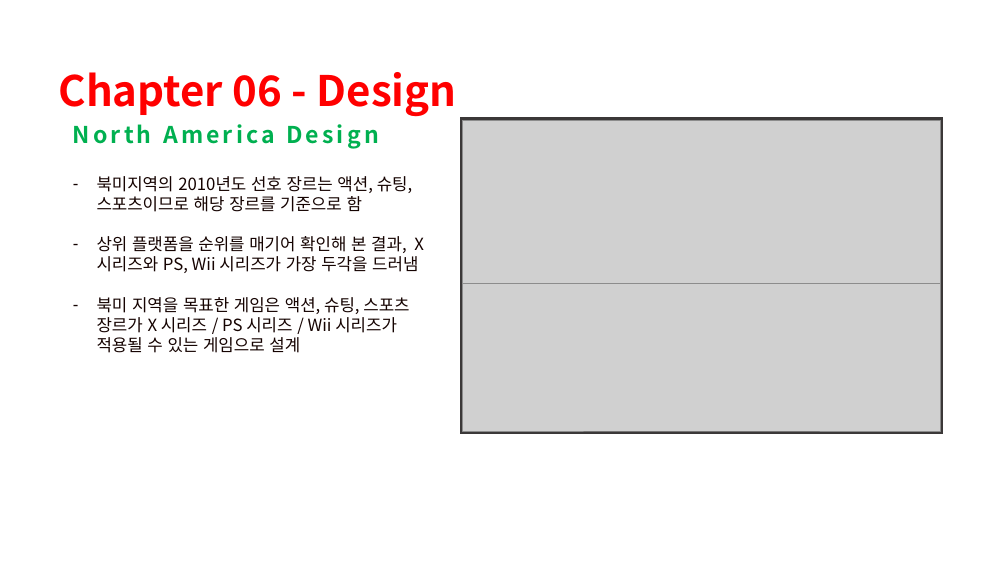
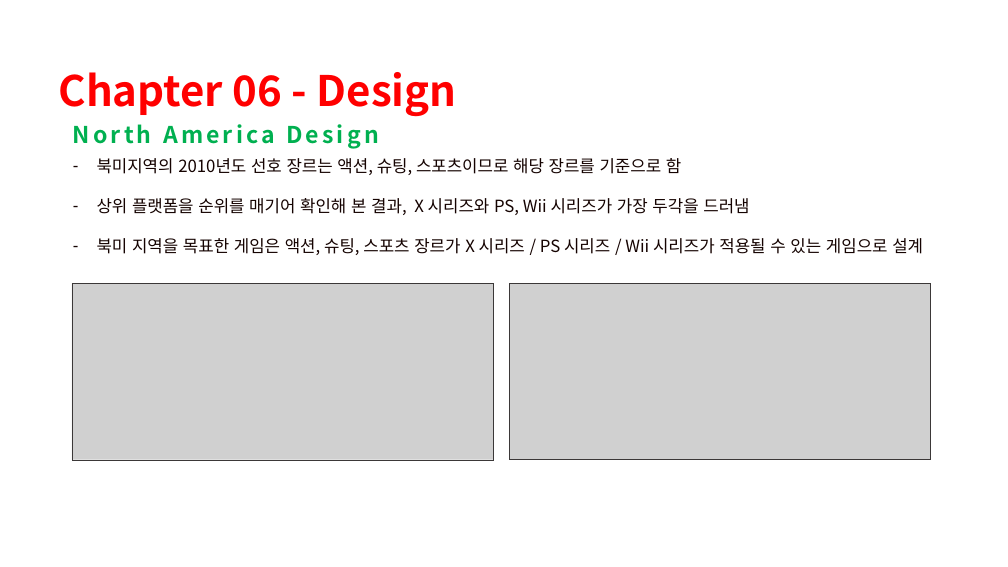
Before and after one commit to kmukhs/AIB17_Section1_Project, a slide deck: slide 27 of AIB17_Section1_Project_김현섭.pptx (slide 37 before the commit). Drawn at 1008x567 pixels with LibreOffice and Linux fonts; fonts in the diff are those of the drawing; grey boxes stand for pictures; background and template pictures are left out. Boxes give left, top, right and bottom in pixels: in the first picture for what was removed or moved away, otherwise in the second. Text is boxed around its words. In the diff, an @@ line names an element or a change of style, - is before the commit and + after.

```diff
--- a/AIB17_Section1_Project_김현섭.pptx
+++ b/AIB17_Section1_Project_김현섭.pptx
@@ rectangle removed at (463,119,941,433) @@
@@ picture removed at (463,121,941,284) @@
@@ text "북미지역의 2010년도 선호 장르는 액션, ..." rewrapped from (97,176,424,353) to (97,158,923,255) @@
@@ picture added at (72,284,494,460) @@
@@ picture: place and size @@
-picture at (463,284,941,431)
+picture at (509,283,931,459)
```
Also in this commit, not shown: 19 other slides changed, 10 slides removed.
